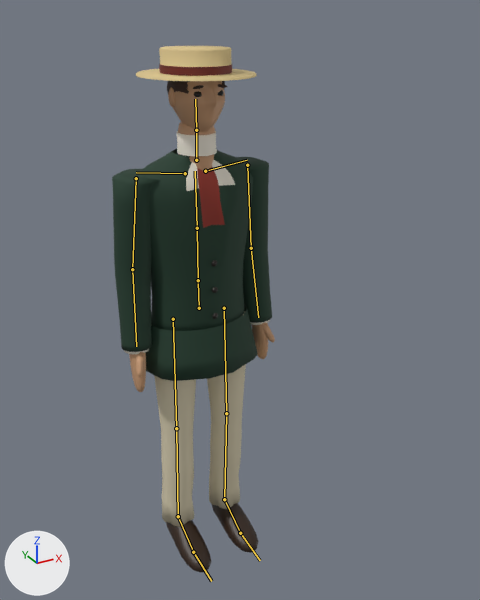
The glTF model godot/models/player.glb, before and after one commit.
Both versions are drawn from a 50 mm lens placed at (-0.864, -1.856, 1.885), pointed at (0.095, -0.113, 1.014). The lights are fixed; the arrows at lower left show +X, +Y and +Z. The first picture is the older version. The bones that change, and the others that lie on the model, are drawn over the model as lines.

In view in the first picture: 'PlayerBody', 'PlayerHat'.
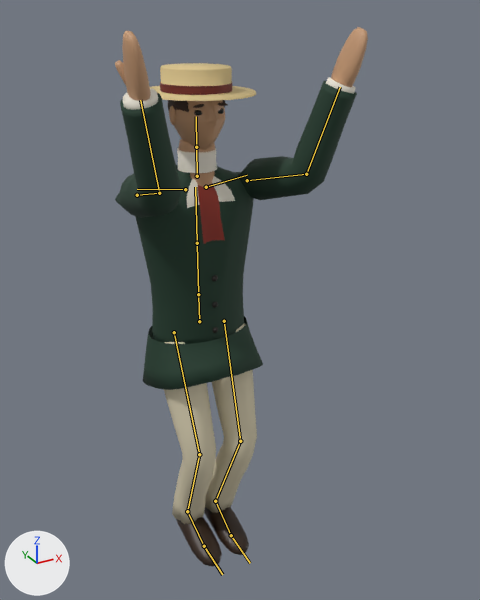
The newer file adds an action. The first version stands in its rest pose; the second is drawn at frame 1 of the action 'Mantle'.

Changed parts and their boxes (x1, y1, x2, y2) in the pictures (480 x 600 px):
'PlayerBody', posed (55% wider, 10% taller)
    before: (112, 81, 275, 572)
    after: (115, 27, 368, 566)
'PlayerHat', posed
    before: (136, 46, 257, 81)
    after: (150, 63, 256, 101)
bone 'Hips', root to tip
    before: (199, 308) to (198, 281)
    after: (199, 321) to (198, 295)
bone 'UpperArm.L', root to tip
    before: (247, 165) to (251, 248)
    after: (247, 180) to (306, 174)
bone 'LowerArm.L', root to tip
    before: (251, 248) to (258, 317)
    after: (306, 174) to (340, 87)
bone 'UpperArm.R', root to tip
    before: (136, 178) to (132, 269)
    after: (137, 195) to (159, 193)
bone 'LowerArm.R', root to tip
    before: (132, 269) to (136, 346)
    after: (159, 193) to (140, 100)
bone 'UpperLeg.L', root to tip
    before: (224, 308) to (226, 413)
    after: (224, 321) to (240, 441)
bone 'LowerLeg.L', root to tip
    before: (226, 413) to (224, 499)
    after: (240, 441) to (215, 501)
bone 'Foot.L', root to tip
    before: (224, 499) to (240, 533)
    after: (215, 501) to (231, 535)
bone 'UpperLeg.R', root to tip
    before: (173, 319) to (176, 428)
    after: (174, 332) to (199, 454)
bone 'LowerLeg.R', root to tip
    before: (176, 428) to (178, 516)
    after: (199, 454) to (187, 511)
bone 'Foot.R', root to tip
    before: (178, 516) to (193, 552)
    after: (187, 511) to (204, 546)

The change in detail:
Bone 'Hips' (bone_hips) moves from (0.0, 0.0, 0.0) to (0.0, -0.05, 0.0).
Bone 'UpperArm.L' (bone_upperarm_l) turns from (0, 0, 0) to (-110, -10, 13) degrees about its own x, y and z.
Bone 'LowerArm.L' (bone_lowerarm_l) turns from (0, 0, 0) to (-51, -4, -2) degrees about its own x, y and z.
Bone 'UpperArm.R' (bone_upperarm_r) turns from (0, 0, 0) to (-110, 10, -13) degrees about its own x, y and z.
Bone 'LowerArm.R' (bone_lowerarm_r) turns from (0, 0, 0) to (-51, 4, 2) degrees about its own x, y and z.
Bone 'UpperLeg.L' (bone_upperleg_l) turns from (0, 0, 0) to (-20, 0, 3) degrees about its own x, y and z.
Bone 'LowerLeg.L' (bone_lowerleg_l) turns from (0, 0, 0) to (40, 0, 0) degrees about its own x, y and z.
Bone 'Foot.L' (bone_foot_l) turns from (0, 0, 0) to (-20, 0, 0) degrees about its own x, y and z.
Bone 'UpperLeg.R' (bone_upperleg_r) turns from (0, 0, 0) to (-20, 0, -3) degrees about its own x, y and z.
Bone 'LowerLeg.R' (bone_lowerleg_r) turns from (0, 0, 0) to (40, 0, 0) degrees about its own x, y and z.
Bone 'Foot.R' (bone_foot_r) turns from (0, 0, 0) to (-20, 0, 0) degrees about its own x, y and z.
